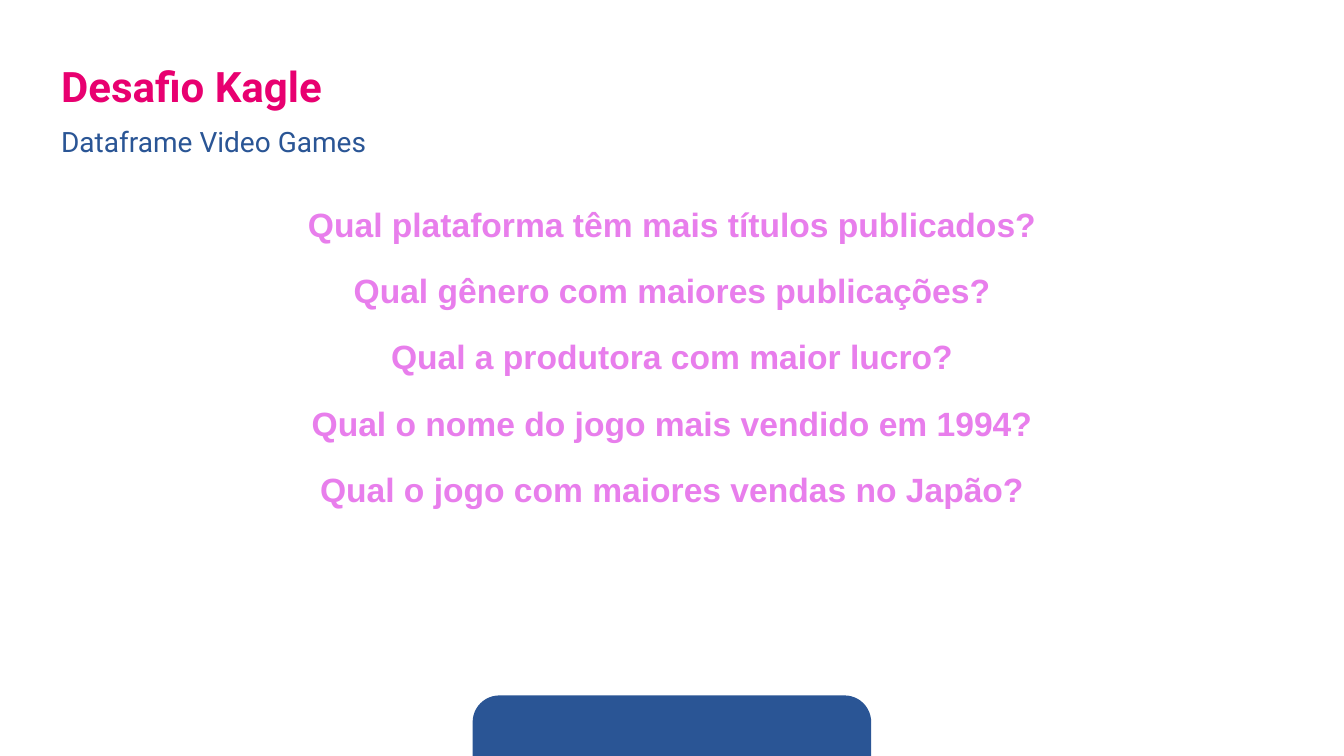
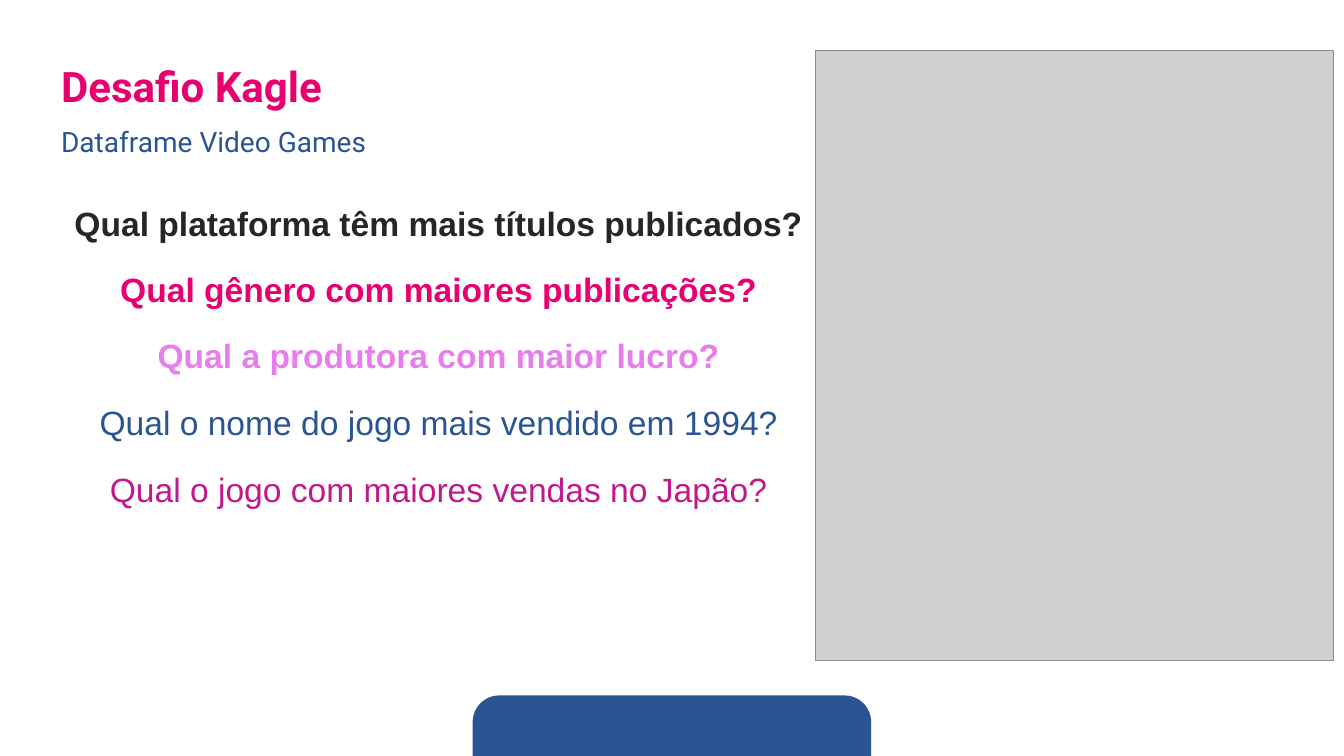
Before and after one commit to SamNKB/pyspark-course, a slide deck: slide 14 of pyspark.pptx (slide 13 before the commit). Drawn at 1344x756 pixels with LibreOffice and Linux fonts; fonts in the diff are those of the drawing; grey boxes stand for pictures; background and template pictures are left out. Boxes give left, top, right and bottom in pixels: in the first picture for what was removed or moved away, otherwise in the second. Text is boxed around its words. In the diff, an @@ line names an element or a change of style, - is before the commit and + after.

```diff
--- a/pyspark.pptx
+++ b/pyspark.pptx
@@ picture added at [817, 50, 1335, 660] @@
@@ text "Qual plataforma têm mais títulos ...": place and size @@
-text "Qual plataforma têm mais títulos ..." at [308, 212, 1036, 244]
+text "Qual plataforma têm mais títulos ..." at [74, 211, 802, 243]
@@ text "Qual plataforma têm mais títulos ..." at [74, 211, 802, 243]: text colour #E87EEC to #262626, letter outline #77127B 1.75 pt to #FFFFFF 1.06 pt @@
@@ text "Qual gênero com maiores publicações?": place and size @@
-text "Qual gênero com maiores publicações?" at [354, 278, 990, 310]
+text "Qual gênero com maiores publicações?" at [120, 277, 757, 309]
@@ text "Qual gênero com maiores publicações?" at [120, 277, 757, 309]: text colour #E87EEC to #E80070, letter outline #77127B 1.75 pt to none @@
@@ text "Qual a produtora com maior ...": place and size @@
-text "Qual a produtora com maior ..." at [391, 344, 953, 376]
+text "Qual a produtora com maior ..." at [158, 343, 720, 375]
@@ text "Qual o nome do jogo ...": place and size @@
-text "Qual o nome do jogo ..." at [312, 411, 1032, 443]
+text "Qual o nome do jogo ..." at [100, 410, 777, 442]
@@ text "Qual o nome do jogo ..." at [100, 410, 777, 442]: text colour #E87EEC to #2A5595, letter outline #77127B 1.75 pt to none, bold off @@
@@ text "Qual o jogo com maiores ...": place and size @@
-text "Qual o jogo com maiores ..." at [320, 477, 1024, 509]
+text "Qual o jogo com maiores ..." at [110, 477, 767, 509]
@@ text "Qual o jogo com maiores ..." at [110, 477, 767, 509]: text colour #E87EEC to gradient #600C45 to #C1188B to #EC63C0, letter outline #77127B 1.75 pt to none, bold off @@
```
Also in this commit, not shown: 1 other slide changed, 1 slide added.
